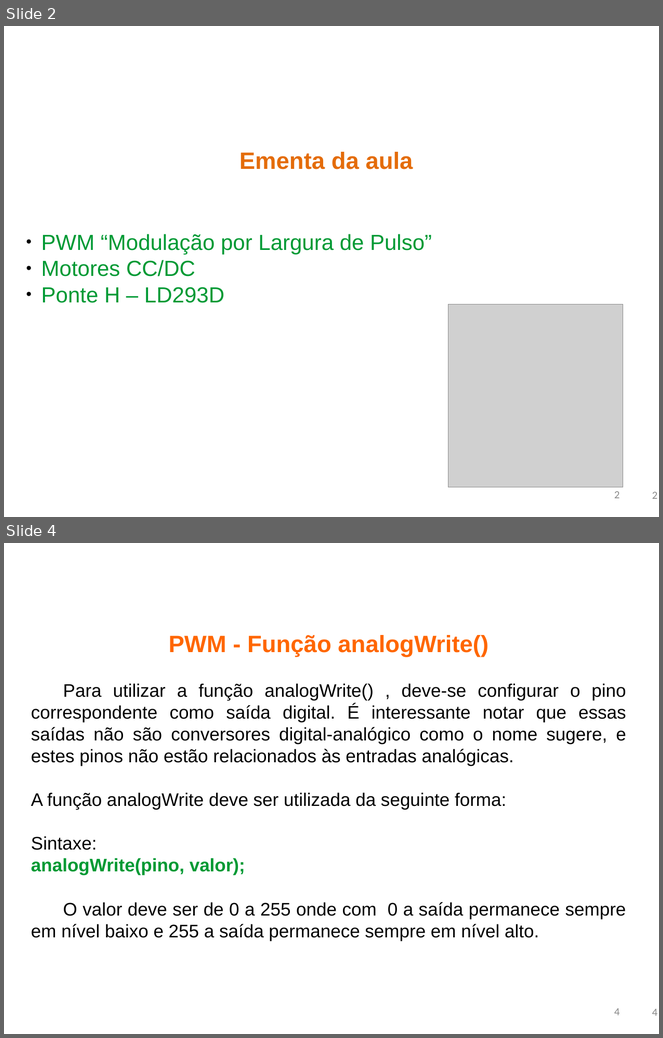
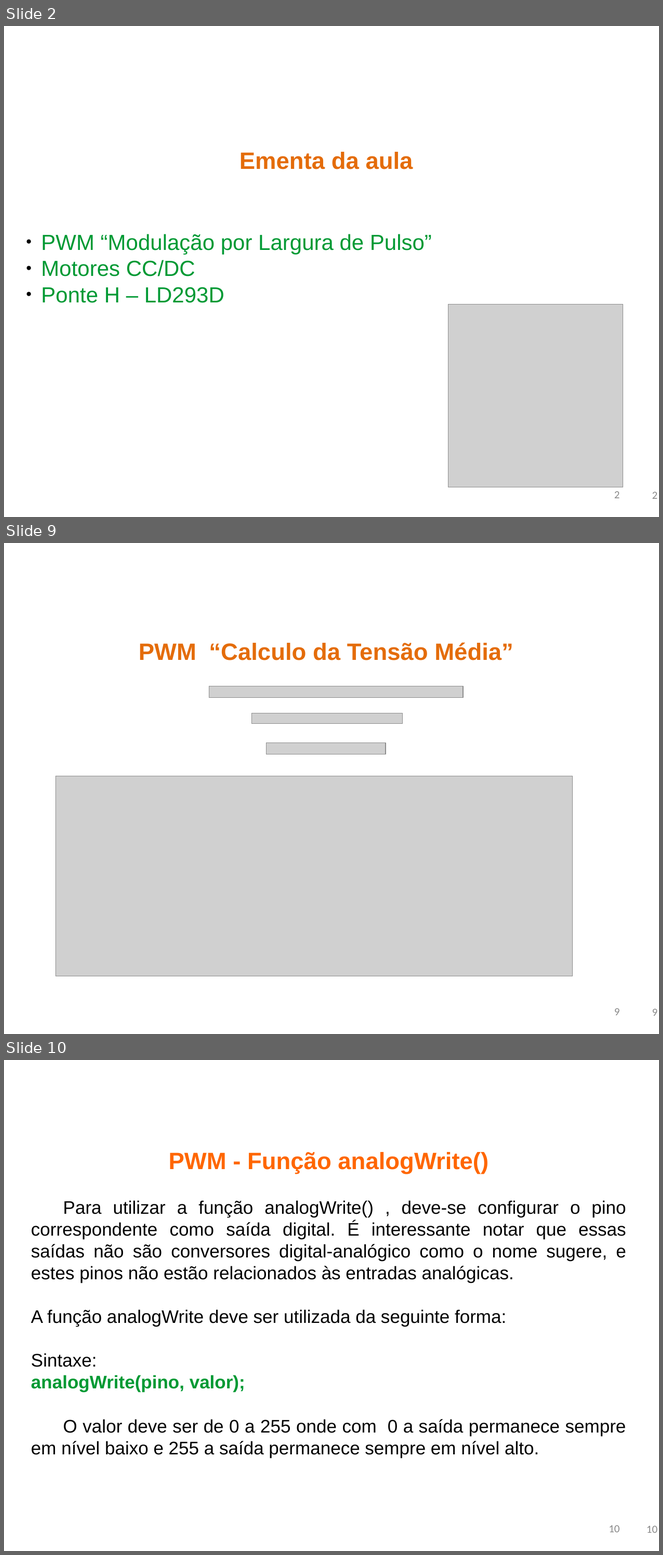
Before and after one commit to rafaelgov95/Robotica, a slide deck: IFMS/AulaIFMS2.ppt. Shown one above the other, each under a label of ours: slides 2 and 4 before the commit, slides 2, 9 and 10 after it; the slides between them are not shown. The pictures are 663x1038 and 663x1555 pixels, drawn with LibreOffice and Linux fonts; fonts in the diff are those of the drawing; grey boxes stand for pictures; background and template pictures are left out. Boxes give left, top, right and bottom in pixels: in the first picture for what was removed or moved away, otherwise in the second. Text is boxed around its words. In the diff, an @@ line names an element or a change of style, - is before the commit and + after.

```diff
--- a/IFMS/AulaIFMS2.ppt
+++ b/IFMS/AulaIFMS2.ppt
@@ slide 9 added at box(4, 543, 659, 1034), background picture (left out) @@
@@ text added at box(139, 642, 514, 661), 26 pt, text #E46C0A, bold @@
+PWM “Calculo da Tensão Média”
@@ picture added at box(209, 687, 463, 698) @@
@@ picture added at box(252, 714, 402, 724) @@
@@ picture added at box(266, 743, 385, 755) @@
@@ picture added at box(56, 776, 573, 977) @@
@@ page number added at box(614, 1008, 620, 1016), 12 pt, text #898989 @@
+9
@@ page number added at box(652, 1009, 658, 1016), 12 pt, text #898989 @@
+9
@@ what was slide 4 is now slide 10 @@
@@ page number at box(609, 1525, 620, 1533): text changed @@
-4
+10
@@ page number at box(647, 1526, 658, 1533): text changed @@
-4
+10
```
Also in this commit, not shown: 5 other slides added, 2 other files.
